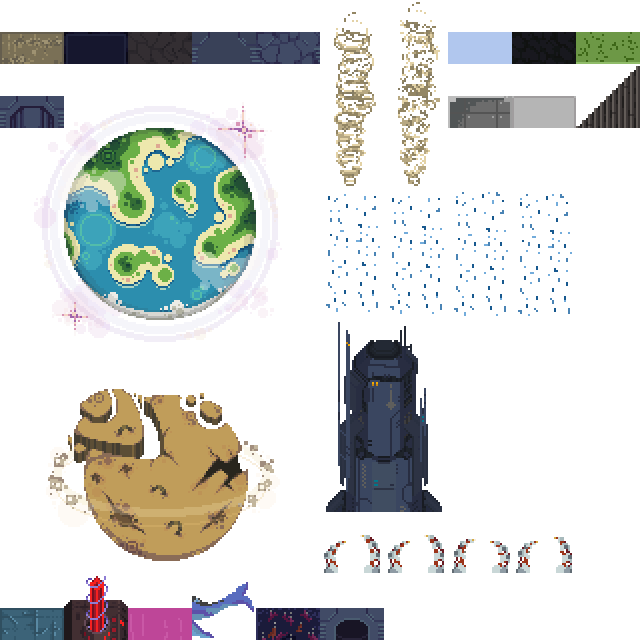
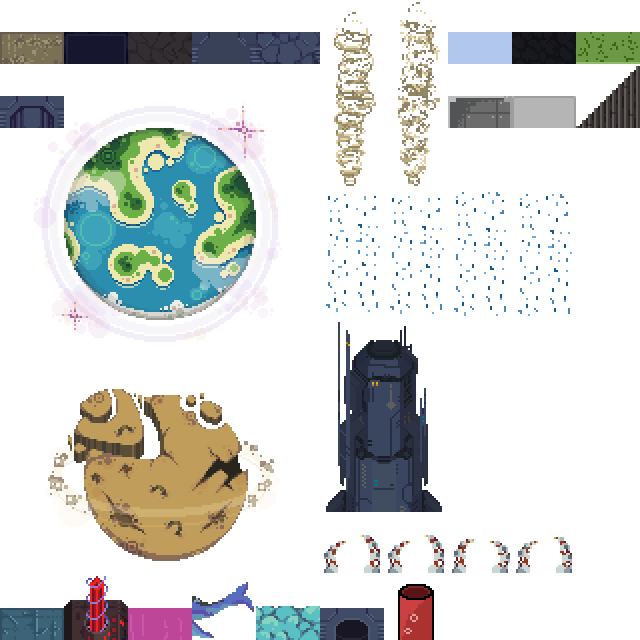
Comparing the layer stacks of the two 640 x 640 images. Changes:
added layer "annihilation-injector-top" above "auto-doc" over [398, 584, 434, 640]
added layer "wall-water-above" (1st of 2) above "wall-water-above" over [256, 606, 320, 640]
hid "wall-water-above" (2nd of 2) over [256, 608, 320, 640]
